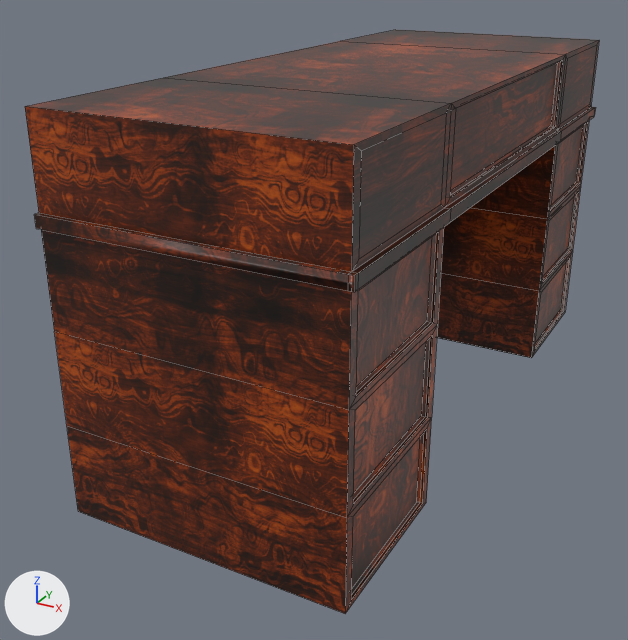
The FBX model Assets/Meshes/Desk.fbx as it was, and as the next commit left it.
One viewpoint serves both versions: a 50 mm lens placed at (0.761, -1.673, 0.991), pointed at (-0.087, -0.131, 0.22). Every picture has the same lights, and +X, +Y and +Z are marked at lower left. Mesh edges are drawn as thin lines. Where no turn or scale is listed for an object, it has been applied to the vertices. Vertices at the same position are counted once.

The scene before the commit, as lines of its bpy script (objects in view):
```python
me_cube = bpy.data.meshes.new('Cube')
me_cube.from_pydata(...)  # 168 vertices, 168 faces; spans x -0.281..0.291, y -0.708..0.708, z -0.375..0.375
me_cube.materials.append(mat_material)  # picture img_wood_jpg
ob_cube = bpy.data.objects.new('Cube', me_cube)
ob_cube.location = (0.0, 0.0, 0.379)
```
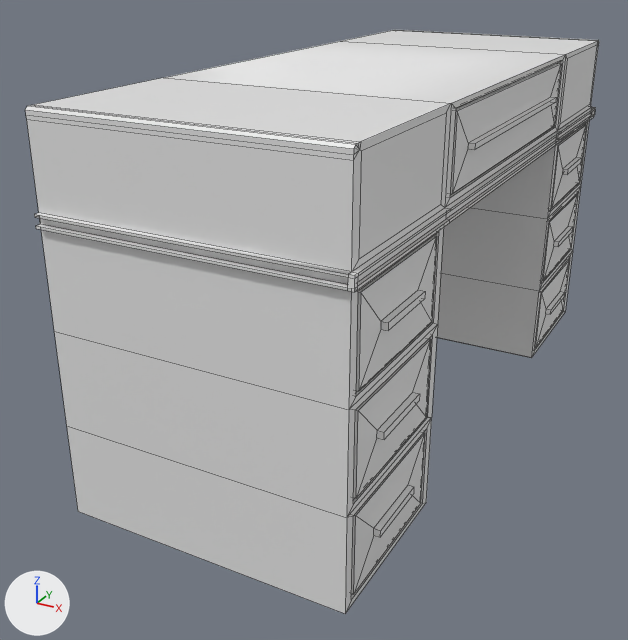
Where the newer file only moved an object's origin or applied its transform, the numbers keep the older frame.

What differs and where, as boxes (x1, y1, x2, y2) in the pictures (628 x 640 px):
```json
{"part": 1, "of": "me_cube", "change": "built on", "before": [25, 30, 599, 589], "after": [25, 30, 599, 594]}
{"part": 2, "of": "me_cube", "change": "recoloured", "before": [41, 41, 597, 614], "after": [41, 41, 597, 614], "on screen": "brown to grey"}
{"part": 3, "of": "me_cube", "change": "recoloured", "before": [35, 107, 595, 275], "after": [35, 107, 595, 275], "on screen": "brown to grey"}
```

The change, as JSON lines over the scene's bpy script:
```json
{"op": "add", "block": "mat_desk", "code": ["mat_desk = principled_material('Desk')", "mat_desk.base_color = (0.8, 0.8, 0.8)  # white #e7e7e7", "mat_desk.roughness = 0.4"]}
{"op": "add", "block": "mat_hardware", "code": ["mat_hardware = principled_material('Hardware')", "mat_hardware.base_color = (0.8, 0.8, 0.8)  # white #e7e7e7"]}
{"block": "me_cube", "where": "# used by ob_cube; location = (0.0, 0.0, 0.379)"}
{"op": "remove", "block": "me_cube", "code": "me_cube.from_pydata(...)  # 168 vertices, 168 faces; spans x -0.281..0.291, y -0.708..0.708, z -0.375..0.375"}
{"op": "add", "block": "me_cube", "code": "me_cube.from_pydata(...)  # 324 vertices, 322 faces; spans x -0.281..0.294, y -0.708..0.708, z -0.375..0.375"}
{"block": "me_cube", "change": "me_cube part 1"}
{"block": "me_cube", "change": "4 vertices are removed from x -0.281..0.281, y -0.698..0.698, z 0.375"}
{"block": "me_cube", "change": "34 faces are deleted"}
{"block": "me_cube", "change": "36 vertices are added at x -0.281..0.294, y -0.698..0.698, z 0.187..0.375"}
{"block": "me_cube", "change": "28 new vertices lie (0.008, 0.0, 0.0) away from vertices in x 0.273, y -0.668..0.668, z -0.359..0.359"}
{"block": "me_cube", "change": "17 new vertices lie (0.0, 0.0, 0.005) away from vertices in x -0.281..0.291, y -0.708..0.708, z 0.182"}
{"block": "me_cube", "change": "17 new vertices lie (0.0, 0.0, -0.005) away from vertices in x -0.281..0.291, y -0.708..0.708, z 0.206"}
{"block": "me_cube", "change": "8 new vertices lie (-0.007, 0.0, 0.0) away from vertices in x 0.291, y -0.698..0.698, z 0.187..0.201"}
{"block": "me_cube", "change": "6 new vertices lie (0.0, 0.07, -0.07) away from vertices in x 0.281, y -0.668..0.386, z -0.205..0.166"}
{"block": "me_cube", "change": "6 new vertices lie (0.0, 0.142, 0.0) away from vertices in x 0.281, y -0.598..0.456, z -0.275..0.096"}
{"block": "me_cube", "change": "12 new vertices lie (0.013, 0.0, 0.0) away from vertices in x 0.281, y -0.598..0.598, z -0.275..0.096"}
{"block": "me_cube", "change": "16 new vertices lie (0.0, 0.0, -0.013) away from vertices in x 0.281..0.294, y -0.598..0.598, z -0.09..0.096"}
{"block": "me_cube", "change": "8 new vertices lie (0.0, 0.0, -0.014) away from vertices in x 0.281..0.294, y -0.598..0.598, z -0.275"}
{"block": "me_cube", "change": "6 new vertices lie (0.562, 0.0, 0.0) away from vertices in x -0.281, y -0.693..0.693, z 0.375"}
{"block": "me_cube", "change": "107 new faces join them, mat_desk (white #e7e7e7)"}
{"block": "me_cube", "change": "81 new faces join them, mat_hardware (white #e7e7e7)"}
{"block": "me_cube", "change": "me_cube part 2: 120 faces spanning x -0.281..0.281, y -0.698..0.698, z -0.375..0.375 switch from mat_material (picture img_wood_jpg) to mat_desk (white #e7e7e7)"}
{"block": "me_cube", "change": "me_cube part 3: 14 faces spanning x -0.281..0.291, y -0.708..0.708, z 0.182..0.206 switch from mat_material (picture img_wood_jpg) to mat_hardware (white #e7e7e7)"}
```
